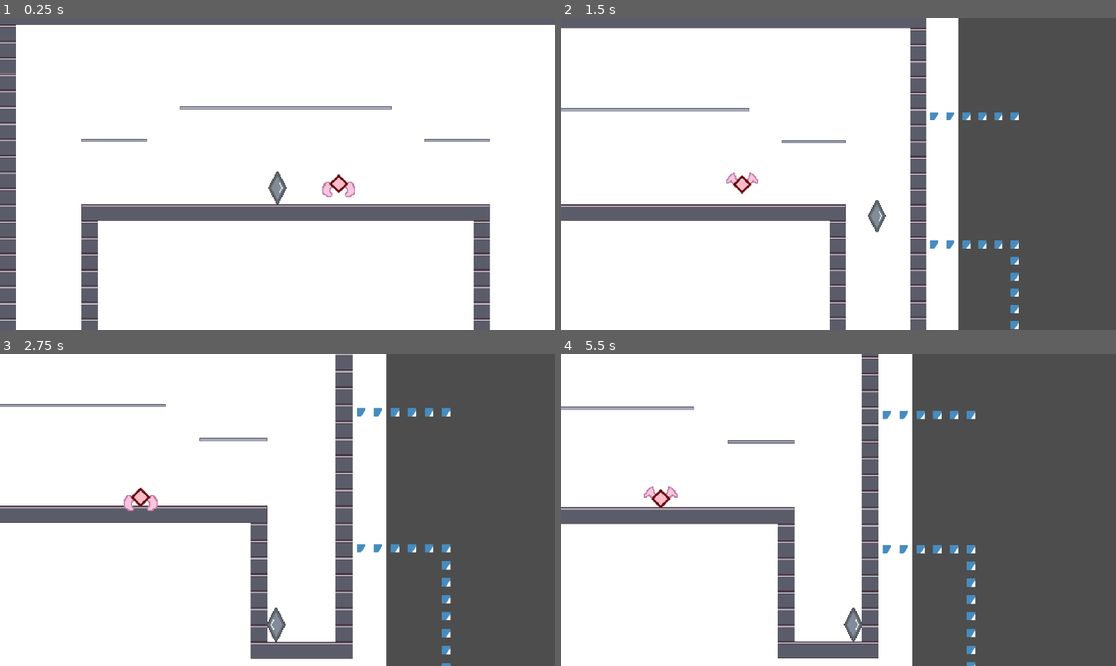
Above: before the commit, frames 1-4 (two rows, left to right).
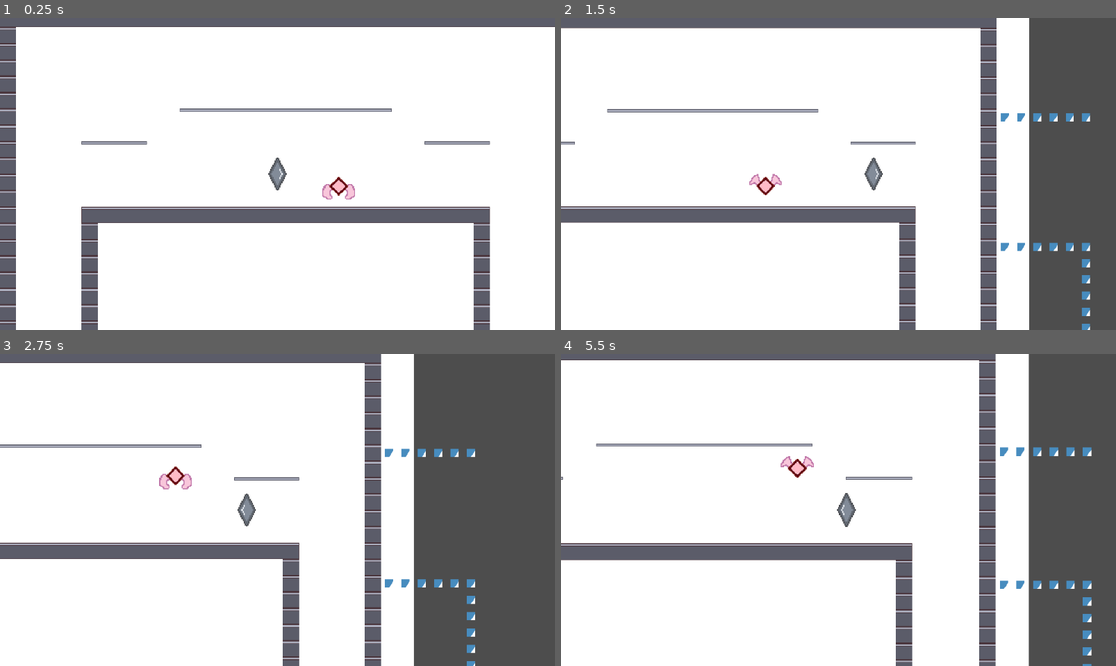
Above: after the commit, the same moments.

Repository: nekochiiUwU/Anoari
Game: Godot game, scene res://scenes/sandbox.tscn
The game is run twice, just before and just after one commit, with the same random seed, the same clock (stepped at 60 frames per second) and the same inputs. Before the commit the project starts from res://local/scenes/sandbox.tscn. The engine's default icon, where the game draws it, is replaced by a stand-in: a white triangle on a blue panel in a dark square.
Inputs (mouse positions are in pixels of both pictures, inside the frame that each line leads up to):
- Up to frame 1 (0.25 s): no input
- Up to frame 2 (1.5 s): move the mouse to (960, 158) at 0.52 s; hold D (right) from 0.53 s (still down); tap Z (attack) at 0.6 s; tap Space (jump) at 0.77 s; tap F (switch_weapon, bound only after the commit) at 0.8, 1.35 s; move the mouse to (727, 189) at 1.27 s
- Up to frame 3 (2.75 s): tap Space (jump) at 1.52 s; tap Z (attack) at 1.55, 2.1 s; move the mouse to (333, 441) at 2.02 s; release D (right) at 2.03 s; hold A (left) from 2.03 s (still down); tap F (switch_weapon, bound only after the commit) at 2.3 s
- Up to frame 4 (5.5 s): move the mouse to (810, 572) at 2.77 s; release A (left) at 2.78 s; hold D (right) 2.78-4.28 s; tap F (switch_weapon, bound only after the commit) at 2.85, 3.8, 4.35, 5.3 s; tap Space (jump) at 3.02, 3.77, 4.52 s; tap Z (attack) at 3.05, 3.6, 4.55, 5.1 s; move the mouse to (1005, 556) at 3.52 s; move the mouse to (672, 463) at 4.27 s; hold A (left) 4.28-5.03 s; move the mouse to (866, 510) at 5.02 s; hold D (right) from 5.03 s (still down)

The runs differ from the first frame. In frame 1, 5.5% of the frame differs, in the area x 0-100%, y 2-99%; in frame 2, 21%; in frame 3, 24%; in frame 4, 35%, in the area x 0-96%, y 0-100%.

Commit message:
crouch + w2 + cursor aim

Diff:
--- a/local/scenes/player_logic.gd
+++ /dev/null
@@ -1,24 +0,0 @@
-extends Node
-
-@onready var Body: CharacterBody2D = get_node("..")
-
-func logic_process(delta: float):
-	check_inputs(delta)
-
-func check_inputs(delta: float):
-	if Input.is_action_just_pressed("attack"):
-		#Body.Weapon.attack(Body.PlayerInventory.weapons[0], 0)
-		Body.PlayerInventory.weapons[0].attack.call()
-
-func init_inventory():
-	var Inventory = Body.PlayerInventory
-	Inventory.weapons = [null, null]
-	Inventory.weapons[0] = {
-		weapon = load("res://local/scenes/sword.tscn").instantiate(),
-		attack = func x():
-			var a = load("res://local/scenes/sword.tscn").instantiate()
-			a.Body = Body
-			get_parent().add_child(a),
-		special = func x():
-			get_parent().add_child(load("res://local/scenes/sword.tscn").instantiate())
-	}
--- a/project.godot
+++ b/project.godot
@@ -29,6 +29,7 @@
 "events": [Object(InputEventKey,"resource_local_to_scene":false,"resource_name":"","device":-1,"window_id":0,"alt_press …(192 unchanged characters)…
 , Object(InputEventJoypadButton,"resource_local_to_scene":false,"resource_name":"","device":-1,"button_index":10,"pressure":0.0,"pressed":true,"script":null)
 , Object(InputEventKey,"resource_local_to_scene":false,"resource_name":"","device":-1,"window_id":0,"alt_pressed":false …(187 unchanged characters)…
+, Object(InputEventMouseButton,"resource_local_to_scene":false,"resource_name":"","device":-1,"window_id":0,"alt_pressed":false,"shift_pressed":false,"ctrl_pressed":false,"meta_pressed":false,"button_mask":0,"position":Vector2(0, 0),"global_position":Vector2(0, 0),"factor":1.0,"button_index":1,"canceled":false,"pressed":false,"double_click":false,"script":null)
 ]
 }
 up={
@@ -60,6 +61,11 @@
 , Object(InputEventJoypadMotion,"resource_local_to_scene":false,"resource_name":"","device":-1,"axis":1,"axis_value":1.0,"script":null)
 ]
 }
+switch_weapon={
+"deadzone": 0.2,
+"events": [Object(InputEventKey,"resource_local_to_scene":false,"resource_name":"","device":-1,"window_id":0,"alt_pressed":false,"shift_pressed":false,"ctrl_pressed":false,"meta_pressed":false,"pressed":false,"keycode":0,"physical_keycode":70,"key_label":0,"unicode":102,"location":0,"echo":false,"script":null)
+]
+}
 
 [layer_names]
 
--- a/local/scenes/flying enemy.tscn
+++ b/scenes/flying enemy.tscn
@@ -1,7 +1,8 @@
-[gd_scene load_steps=4 format=3 uid="uid://bhyo7ymxe3cmf"]
+[gd_scene load_steps=5 format=3 uid="uid://bhyo7ymxe3cmf"]
 
 [ext_resource type="Texture2D" uid="uid://4mpb8lwnjhrl" path="res://assets/visual/sprites/flying.png" id="1_sa8r0"]
-[ext_resource type="Script" uid="uid://b3gdt6fa8h24i" path="res://local/scenes/flying_enemy.gd" id="1_xva8b"]
+[ext_resource type="Script" uid="uid://b3gdt6fa8h24i" path="res://scenes/flying_enemy.gd" id="1_xva8b"]
+[ext_resource type="Script" uid="uid://dg0cd52hwmt0k" path="res://scenes/player_inventory.gd" id="3_si6jk"]
 
 [sub_resource type="RectangleShape2D" id="RectangleShape2D_xva8b"]
 size = Vector2(32, 32)
@@ -18,3 +19,4 @@
 scale = Vector2(2, 2)
 texture = ExtResource("1_sa8r0")
 hframes = 3
+script = ExtResource("3_si6jk")
--- a/local/scenes/player.tscn
+++ b/scenes/player.tscn
@@ -1,12 +1,12 @@
 [gd_scene load_steps=10 format=3 uid="uid://c4kaw23noklgd"]
 
-[ext_resource type="Script" uid="uid://twu8ae1gkx3m" path="res://local/scenes/player_body.gd" id="1_ggekk"]
-[ext_resource type="Script" uid="uid://dg0cd52hwmt0k" path="res://local/scenes/player_inventory.gd" id="2_8y8ww"]
-[ext_resource type="PackedScene" uid="uid://byv42q0o1y6fw" path="res://local/scenes/weapon.tscn" id="2_ikdmt"]
-[ext_resource type="Script" uid="uid://dvn0xvvw3ch08" path="res://local/scenes/player_movements.gd" id="2_r5yno"]
-[ext_resource type="Script" uid="uid://cqoqc6ox5rs8r" path="res://local/scenes/player_logic.gd" id="3_ikdmt"]
+[ext_resource type="Script" uid="uid://twu8ae1gkx3m" path="res://scenes/player_body.gd" id="1_ggekk"]
+[ext_resource type="Script" uid="uid://dg0cd52hwmt0k" path="res://scenes/player_inventory.gd" id="2_8y8ww"]
+[ext_resource type="PackedScene" uid="uid://byv42q0o1y6fw" path="res://scenes/weapon.tscn" id="2_ikdmt"]
+[ext_resource type="Script" uid="uid://dvn0xvvw3ch08" path="res://scenes/player_movements.gd" id="2_r5yno"]
+[ext_resource type="Script" uid="uid://cqoqc6ox5rs8r" path="res://scenes/player_logic.gd" id="3_ikdmt"]
 [ext_resource type="Texture2D" uid="uid://uxokgadmhtbv" path="res://assets/visual/sprites/player/tempPlayer.png" id="3_wo1g7"]
-[ext_resource type="Script" uid="uid://b6tgvrenk28mq" path="res://local/scenes/player_camera.gd" id="4_qtfip"]
+[ext_resource type="Script" uid="uid://b6tgvrenk28mq" path="res://scenes/player_camera.gd" id="4_qtfip"]
 
 [sub_resource type="RectangleShape2D" id="RectangleShape2D_7uw3f"]
 size = Vector2(32, 64)
--- /dev/null
+++ b/scenes/player_logic.gd
@@ -0,0 +1,39 @@
+extends Node
+
+@onready var Body: CharacterBody2D = get_node("..")
+var equipped_weapon = 0
+
+func logic_process(delta: float):
+	check_inputs(delta)
+
+func check_inputs(delta: float):
+	if Input.is_action_just_pressed("attack"):
+		#Body.Weapon.attack(Body.PlayerInventory.weapons[0], 0)
+		Body.PlayerInventory.weapons[equipped_weapon].attack.call()
+	if Input.is_action_just_pressed("switch_weapon"):
+		equipped_weapon = (equipped_weapon + 1) % 2
+
+func init_inventory():
+	var Inventory = Body.PlayerInventory
+	Inventory.weapons = [null, null]
+	Inventory.weapons[0] = {
+		weapon = "sword",
+		attack_scene = load("res://scenes/weapons/sword/sword_a0.tscn"),
+		attack = func x():
+			var a = Inventory.weapons[0].attack_scene.instantiate()
+			a.Body = Body
+			get_parent().add_child(a),
+		special = func x():
+			get_parent().add_child(load("res://scenes/weapons/sword/sword_a0.tscn").instantiate())
+	}
+
+	Inventory.weapons[1] = {
+		weapon = "generic_wand",
+		attack_scene = load("res://scenes/weapons/generic_wand/generic_wand_a0.tscn"),
+		attack = func x():
+			var a = Inventory.weapons[1].attack_scene.instantiate()
+			a.Body = Body
+			get_parent().add_child(a),
+		special = func x():
+			get_parent().add_child(load("res://scenes/weapons/sword/sword_slash.tscn").instantiate())
+	}
--- a/local/scenes/player_movements.gd
+++ b/scenes/player_movements.gd
@@ -5,6 +5,8 @@
 
 var velocity: Vector2 = Vector2()
 var speed: float = 512
+var crouch_modifier: float = 0.6
+var is_crouched: bool = false
 var jump: float = 512+128
 var wall_jump: float = (512+128)*1.3
 var gravity: float = 2048
@@ -18,18 +20,19 @@
 
 ## Executed from player_body.gd
 func movement_process(delta: float):
+
 	velocity = Body.velocity
-
-
-	horisontal_movement(delta)
-	vertival_movement(delta)
+	horizontal_movement(delta)
 	wall_movement()
 	a()
 
-	var new_dir = Input.get_vector("left", "right", "up", "down")
-	if new_dir:
-		dir = new_dir
-
+	dir = Body.get_local_mouse_position()
+	if Input.is_action_pressed("down"):
+		is_crouched = true
+		$"../Sprite".texture = load("res://assets/visual/sprites/player/crouched.png")
+	else:
+		is_crouched = false
+		$"../Sprite".texture = load("res://assets/visual/sprites/player/tempPlayer.png")
 	Body.velocity = velocity
 	Body.move_and_slide()
 
@@ -51,12 +54,11 @@
 	Body.set_collision_mask_value(2, velocity.y >= 0 and PlatformDetectionArea.has_overlapping_bodies())
 
 
-func horisontal_movement(delta: float):
+func horizontal_movement(delta: float):
 	var accel = get_accel()
 	walk_dir = Input.get_axis("left", "right")
 	velocity.x -= velocity.x * delta * accel
-	velocity.x += walk_dir * delta * accel * speed
-
+	velocity.x += walk_dir * delta * accel * speed * (crouch_modifier if is_crouched else 1.)
 
 func wall_movement():
 	check_stick_to_wall()
--- a/local/scenes/sandbox.tscn
+++ b/scenes/sandbox.tscn
@@ -1,8 +1,8 @@
 [gd_scene load_steps=4 format=3 uid="uid://c2q87ryrc8x2t"]
 
-[ext_resource type="PackedScene" uid="uid://c4kaw23noklgd" path="res://local/scenes/player.tscn" id="1_46xpr"]
-[ext_resource type="PackedScene" uid="uid://bhxxxbd6dxwua" path="res://local/scenes/map.tscn" id="2_adeoo"]
-[ext_resource type="PackedScene" uid="uid://bhyo7ymxe3cmf" path="res://local/scenes/flying enemy.tscn" id="3_ax41m"]
+[ext_resource type="PackedScene" uid="uid://c4kaw23noklgd" path="res://scenes/player.tscn" id="1_46xpr"]
+[ext_resource type="PackedScene" uid="uid://bhxxxbd6dxwua" path="res://scenes/map.tscn" id="2_adeoo"]
+[ext_resource type="PackedScene" uid="uid://bhyo7ymxe3cmf" path="res://scenes/flying enemy.tscn" id="3_ax41m"]
 
 [node name="Sandbox" type="Node"]
 
--- a/local/scenes/weapon.tscn
+++ b/scenes/weapon.tscn
@@ -1,6 +1,6 @@
 [gd_scene load_steps=6 format=3 uid="uid://byv42q0o1y6fw"]
 
-[ext_resource type="Script" uid="uid://by20dte58vxl0" path="res://local/scenes/weapon.gd" id="1_yhc4y"]
+[ext_resource type="Script" uid="uid://by20dte58vxl0" path="res://scenes/weapon.gd" id="1_yhc4y"]
 [ext_resource type="Texture2D" uid="uid://cy4x0trbrgks6" path="res://assets/visual/sprites/attack.png" id="2_8cpjw"]
 
 [sub_resource type="Animation" id="Animation_or7w2"]
--- /dev/null
+++ b/scenes/weapons/generic_wand/generic_wand_a0.gd
@@ -0,0 +1,17 @@
+extends Area2D
+
+var Body
+var rota
+
+func _ready() -> void:
+	$Sprite2D.flip_v = Body.PlayerMovements.dir.x < 0
+	rota = Body.PlayerMovements.dir
+	rotation = rota.angle()
+	$AnimationPlayer.play("hit")
+
+func hit() -> void:
+	var proj = load("res://scenes/weapons/generic_wand/projectiles/generic_wand_proj_a0.tscn").instantiate()
+	proj.rotation = rotation
+	proj.velocity = proj.transform.x*600
+	proj.global_position = global_position
+	Body.get_parent().add_child(proj)
--- a/local/scenes/sword.tscn
+++ b/scenes/weapons/generic_wand/generic_wand_a0.tscn
@@ -1,7 +1,7 @@
-[gd_scene load_steps=7 format=3 uid="uid://dppf316l21705"]
+[gd_scene load_steps=7 format=3 uid="uid://by0xpisahwf6m"]
 
-[ext_resource type="Script" uid="uid://be1f4ea0mutxv" path="res://local/scenes/sword.gd" id="1_mpolr"]
-[ext_resource type="Texture2D" uid="uid://cy4x0trbrgks6" path="res://assets/visual/sprites/attack.png" id="2_ck8bw"]
+[ext_resource type="Script" uid="uid://bnw3bvn3eq3ft" path="res://scenes/weapons/generic_wand/generic_wand_a0.gd" id="1_le27d"]
+[ext_resource type="Texture2D" uid="uid://brba288hw272y" path="res://assets/visual/sprites/wand_attack.png" id="2_le27d"]
 
 [sub_resource type="Animation" id="Animation_ljct0"]
 length = 0.001
@@ -61,10 +61,10 @@
 [sub_resource type="RectangleShape2D" id="RectangleShape2D_3gjrq"]
 size = Vector2(72, 56.5)
 
-[node name="Sword Attack 1" type="Area2D"]
+[node name="Generic Wand A0" type="Area2D"]
 collision_layer = 0
 collision_mask = 8
-script = ExtResource("1_mpolr")
+script = ExtResource("1_le27d")
 
 [node name="AnimationPlayer" type="AnimationPlayer" parent="."]
 libraries = {
@@ -75,7 +75,7 @@
 [node name="Sprite2D" type="Sprite2D" parent="."]
 texture_filter = 1
 scale = Vector2(2, 2)
-texture = ExtResource("2_ck8bw")
+texture = ExtResource("2_le27d")
 hframes = 3
 
 [node name="CollisionShape2D" type="CollisionShape2D" parent="."]
--- /dev/null
+++ b/scenes/weapons/generic_wand/projectiles/generic_wand_proj_a0.gd
@@ -0,0 +1,11 @@
+extends CharacterBody2D
+
+func _process(delta: float) -> void:
+	move_and_slide()
+	if get_last_slide_collision():
+		queue_free()
+
+	var enemies = $Area2D.get_overlapping_bodies()
+	for body in enemies:
+		body.get_hit(12, position.direction_to(body.position))
+		queue_free()
--- /dev/null
+++ b/scenes/weapons/generic_wand/projectiles/generic_wand_proj_a0.tscn
@@ -0,0 +1,72 @@
+[gd_scene load_steps=8 format=3 uid="uid://b35mqhve1d3u"]
+
+[ext_resource type="Script" uid="uid://fj1rnk4pqy20" path="res://scenes/weapons/generic_wand/projectiles/generic_wand_proj_a0.gd" id="1_ajuvi"]
+[ext_resource type="Texture2D" uid="uid://bm3egvo3n8ym7" path="res://assets/visual/sprites/projectile.png" id="2_klmis"]
+
+[sub_resource type="CircleShape2D" id="CircleShape2D_8ockj"]
+radius = 5.0
+
+[sub_resource type="Animation" id="Animation_khxlw"]
+length = 0.001
+tracks/0/type = "value"
+tracks/0/imported = false
+tracks/0/enabled = true
+tracks/0/path = NodePath("Sprite2D:frame")
+tracks/0/interp = 1
+tracks/0/loop_wrap = true
+tracks/0/keys = {
+"times": PackedFloat32Array(0),
+"transitions": PackedFloat32Array(1),
+"update": 1,
+"values": [0]
+}
+
+[sub_resource type="Animation" id="Animation_irw0v"]
+resource_name = "fly"
+length = 0.3
+loop_mode = 1
+tracks/0/type = "value"
+tracks/0/imported = false
+tracks/0/enabled = true
+tracks/0/path = NodePath("Sprite2D:frame")
+tracks/0/interp = 1
+tracks/0/loop_wrap = true
+tracks/0/keys = {
+"times": PackedFloat32Array(0, 0.1, 0.2),
+"transitions": PackedFloat32Array(1, 1, 1),
+"update": 1,
+"values": [0, 1, 2]
+}
+
+[sub_resource type="AnimationLibrary" id="AnimationLibrary_ee2nn"]
+_data = {
+&"RESET": SubResource("Animation_khxlw"),
+&"fly": SubResource("Animation_irw0v")
+}
+
+[sub_resource type="CircleShape2D" id="CircleShape2D_ajuvi"]
+radius = 7.0
+
+[node name="GenericWandA0" type="CharacterBody2D"]
+collision_layer = 0
+script = ExtResource("1_ajuvi")
+
+[node name="Sprite2D" type="Sprite2D" parent="."]
+texture_filter = 1
+texture = ExtResource("2_klmis")
+hframes = 3
+
+[node name="CollisionShape2D" type="CollisionShape2D" parent="."]
+shape = SubResource("CircleShape2D_8ockj")
+
+[node name="AnimationPlayer" type="AnimationPlayer" parent="."]
+libraries = {
+&"": SubResource("AnimationLibrary_ee2nn")
+}
+
+[node name="Area2D" type="Area2D" parent="."]
+collision_layer = 0
+collision_mask = 8
+
+[node name="CollisionShape2D" type="CollisionShape2D" parent="Area2D"]
+shape = SubResource("CircleShape2D_ajuvi")
--- /dev/null
+++ b/scenes/weapons/sword/sword_a0.tscn
@@ -0,0 +1,83 @@
+[gd_scene load_steps=7 format=3 uid="uid://dppf316l21705"]
+
+[ext_resource type="Script" uid="uid://be1f4ea0mutxv" path="res://scenes/weapons/sword/sword_a0.gd" id="1_tk48r"]
+[ext_resource type="Texture2D" uid="uid://cy4x0trbrgks6" path="res://assets/visual/sprites/attack.png" id="2_6paim"]
+
+[sub_resource type="Animation" id="Animation_ljct0"]
+length = 0.001
+tracks/0/type = "value"
+tracks/0/imported = false
+tracks/0/enabled = true
+tracks/0/path = NodePath("Sprite2D:frame")
+tracks/0/interp = 1
+tracks/0/loop_wrap = true
+tracks/0/keys = {
+"times": PackedFloat32Array(0),
+"transitions": PackedFloat32Array(1),
+"update": 1,
+"values": [0]
+}
+
+[sub_resource type="Animation" id="Animation_gfpo4"]
+resource_name = "hit"
+length = 0.15
+step = 0.025
+tracks/0/type = "value"
+tracks/0/imported = false
+tracks/0/enabled = true
+tracks/0/path = NodePath("Sprite2D:frame")
+tracks/0/interp = 1
+tracks/0/loop_wrap = true
+tracks/0/keys = {
+"times": PackedFloat32Array(0, 0.05, 0.1),
+"transitions": PackedFloat32Array(1, 1, 1),
+"update": 1,
+"values": [0, 1, 2]
+}
+tracks/1/type = "method"
+tracks/1/imported = false
+tracks/1/enabled = true
+tracks/1/path = NodePath(".")
+tracks/1/interp = 1
+tracks/1/loop_wrap = true
+tracks/1/keys = {
+"times": PackedFloat32Array(0.075, 0.15),
+"transitions": PackedFloat32Array(1, 1),
+"values": [{
+"args": [],
+"method": &"hit"
+}, {
+"args": [],
+"method": &"queue_free"
+}]
+}
+
+[sub_resource type="AnimationLibrary" id="AnimationLibrary_n4ufc"]
+_data = {
+&"RESET": SubResource("Animation_ljct0"),
+&"hit": SubResource("Animation_gfpo4")
+}
+
+[sub_resource type="RectangleShape2D" id="RectangleShape2D_3gjrq"]
+size = Vector2(72, 56.5)
+
+[node name="Sword A0" type="Area2D"]
+collision_layer = 0
+collision_mask = 8
+script = ExtResource("1_tk48r")
+
+[node name="AnimationPlayer" type="AnimationPlayer" parent="."]
+libraries = {
+&"": SubResource("AnimationLibrary_n4ufc")
+}
+next/hit = &"RESET"
+
+[node name="Sprite2D" type="Sprite2D" parent="."]
+texture_filter = 1
+scale = Vector2(2, 2)
+texture = ExtResource("2_6paim")
+hframes = 3
+
+[node name="CollisionShape2D" type="CollisionShape2D" parent="."]
+position = Vector2(28, 4.25)
+shape = SubResource("RectangleShape2D_3gjrq")
Binary file added: assets/visual/sprites/player/crouched.png
Binary file added: assets/visual/sprites/wand_attack.png
Binary file added: crouched.png
Renamed: local/scenes/flying_enemy.gd -> scenes/flying_enemy.gd
Renamed: local/scenes/map.tscn -> scenes/map.tscn
Renamed: local/scenes/player_body.gd -> scenes/player_body.gd
Renamed: local/scenes/player_camera.gd -> scenes/player_camera.gd
Renamed: local/scenes/player_inventory.gd -> scenes/player_inventory.gd
Renamed: local/scenes/weapon.gd -> scenes/weapon.gd
